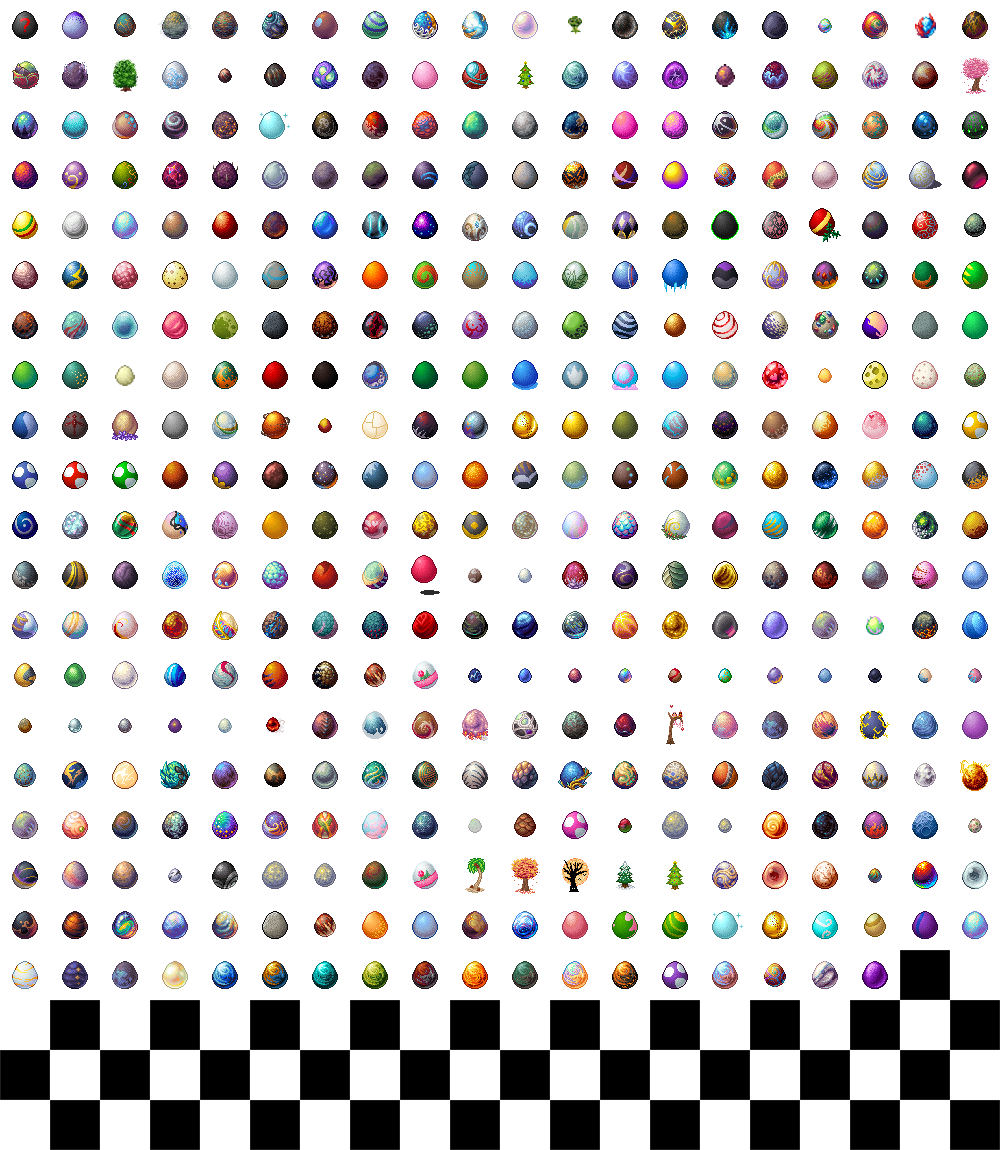
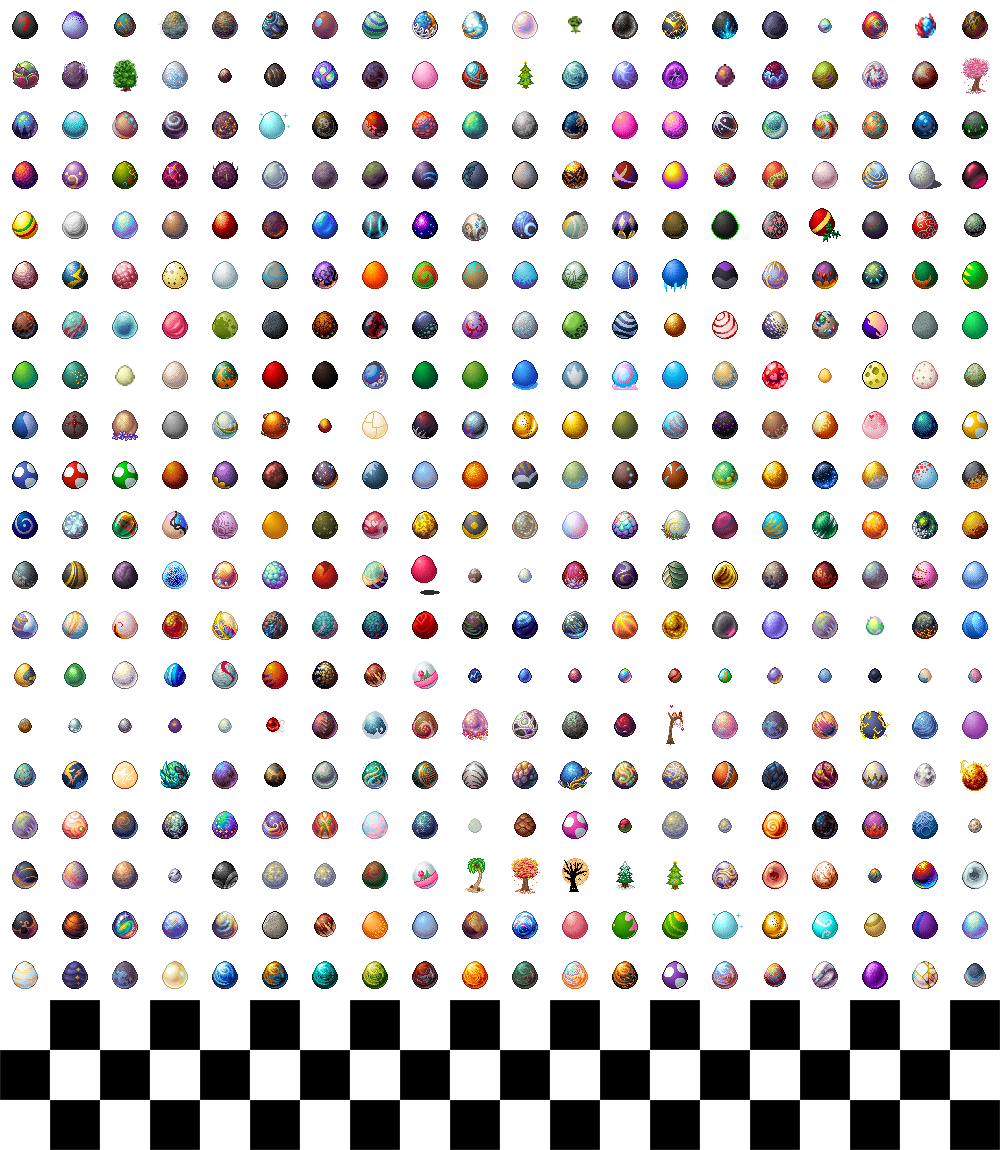
Layer changes from the first w=1000, h=1150 image to the second:
painted on "Layer 6" over [912, 961, 986, 989]
removed group "ROW - 20" (2 layers) over [900, 950, 986, 1000]
removed layer "19" (1st of 4, in "ROW - 20") from group "ROW - 20" over [900, 950, 950, 1000]
removed layer "20" (1st of 4, in "ROW - 20") from group "ROW - 20" over [964, 963, 986, 987]